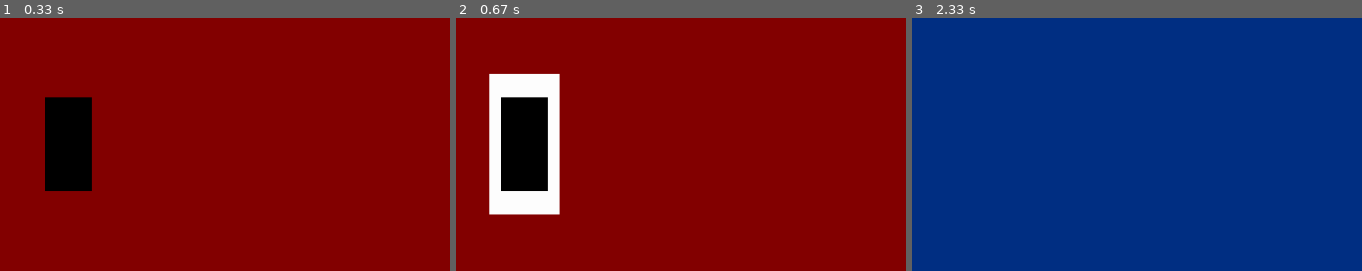
Above: before the commit, frames 1-3 (left to right).
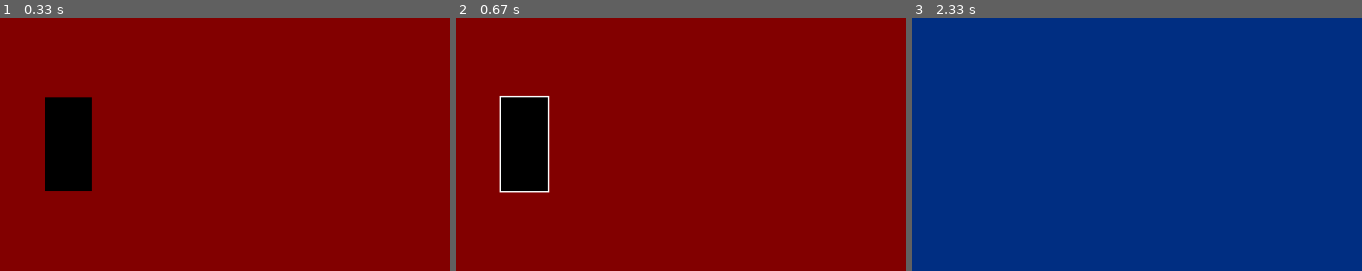
Above: after the commit, the same moments.

Repository: PouchyCorp/TrophNSI
Game: pygame game, started from sources/main.py
The game is run twice, just before and just after one commit, with the same random seed, the same clock (stepped at 60 frames per second) and the same inputs.
Inputs (mouse positions are % of the whole screen's width and height, from its top left):
- Up to frame 1 (0.33 s): no input
- Up to frame 2 (0.67 s): click (8, 55) at 0.38 s
- Up to frame 3 (2.33 s): press the mouse at (8, 55) at 0.7 s; move the mouse to (39, 46) at 0.8 s; release the mouse at (71, 37) at 0.93 s; click (86, 55) at 2.05 s
The pictures show only the part of the screen within x 0-50%, y 30-80%; the shares and areas given below are measured in that part.

Frame 1 is identical in both runs. In frame 2, 4.7% of the frame differs, in the area x 7-24%, y 22-78%; in frame 3, nothing differs.

Commit message:
Update main.py

Diff:
--- a/sources/main.py
+++ b/sources/main.py
@@ -36,12 +36,12 @@
     pos = pg.mouse.get_pos()
 
     for placeable in current_room.placed:
-        if placeable.rect.collidepoint(pos[0], pos[1]):
+
+        if placeable.rect.collidepoint(pos):
             surf = placeable.surf
-            surf = pg.transform.scale_by(surf, 1.5)
-            surf_rect = surf.get_rect()
-            surf_rect.center = placeable.rect.center
-            surf.fill('white')
+            surf = pg.transform.scale(surf, (int(placeable.rect.width + 6), int(placeable.rect.height +6)))
+            surf_rect = surf.get_rect(center=placeable.rect.center)
+            surf.fill("white")
             WIN.blit(surf, surf_rect)
 
 
